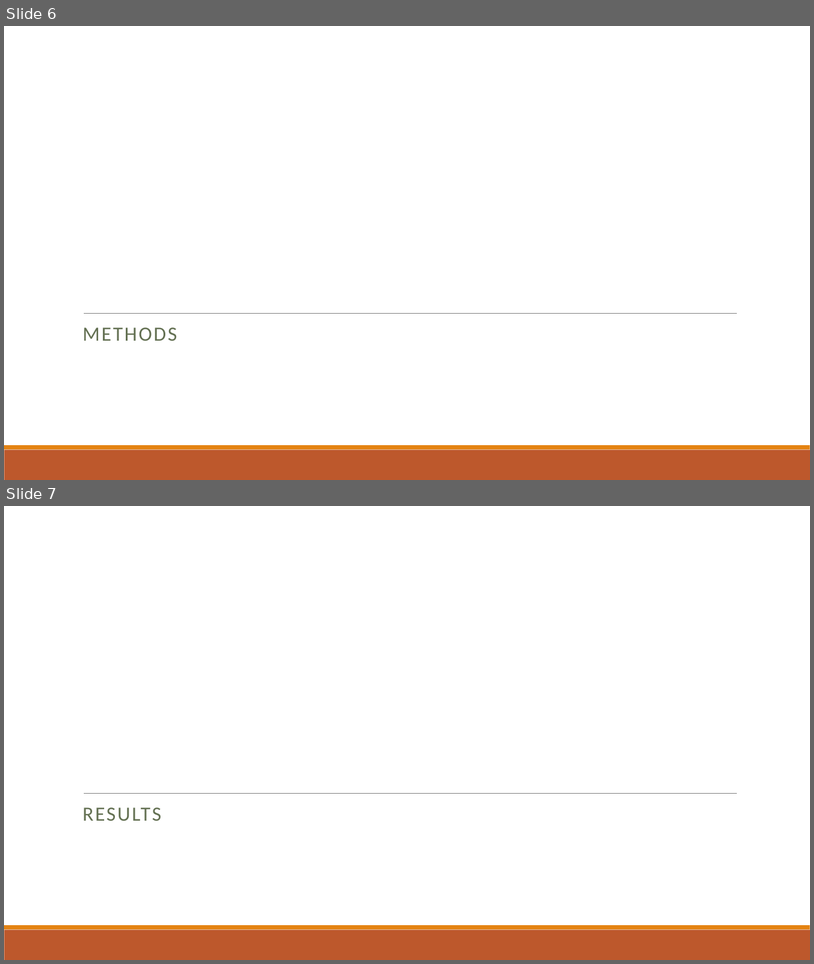
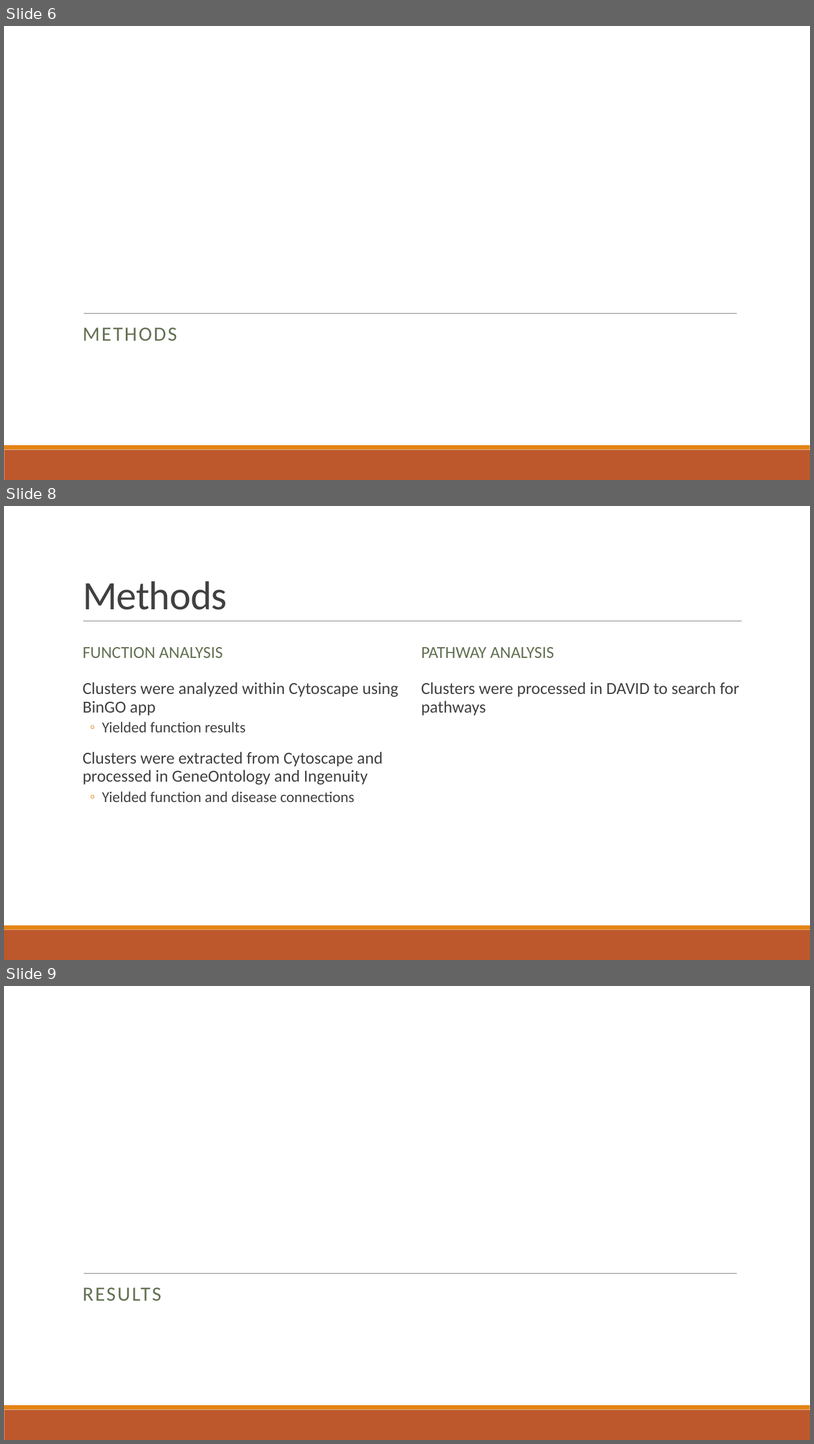
Before and after one commit to dyaom/REHS-2019, a slide deck: Cataract.pptx. Shown one above the other, each under a label of ours: slides 6 and 7 before the commit, slides 6, 8 and 9 after it; the slides between them are not shown. The pictures are 814x964 and 814x1444 pixels, drawn with LibreOffice and Linux fonts; fonts in the diff are those of the drawing. Boxes give left, top, right and bottom in pixels: in the first picture for what was removed or moved away, otherwise in the second. Text is boxed around its words. In the diff, an @@ line names an element or a change of style, - is before the commit and + after.

Commit message:
work on presentation and DAVID analysis

```diff
--- a/Cataract.pptx
+++ b/Cataract.pptx
@@ slide 8 added at <box>4,506,810,960</box>, background #FFFFFF; not listed: 2 template elements that a slide beside it also shows @@
@@ title added at <box>83,581,227,610</box>, 48 pt, text #404040 @@
+Methods
@@ line added from (83, 621) to (743, 621), #808080 0.5 pt @@
@@ text added at <box>83,647,223,658</box>, 20 pt, text #637052 @@
+FUNCTION ANALYSIS
@@ text added at <box>422,647,554,658</box>, 20 pt, text #637052 @@
+PATHWAY ANALYSIS
@@ text added at <box>83,682,399,802</box>, 20 pt, text #404040 @@
+  Clusters were analyzed within Cytoscape using BinGO app
+  ◦ Yielded function results
+  Clusters were extracted from Cytoscape and processed in GeneOntology and Ingenuity
+  ◦ Yielded function and disease connections
@@ text added at <box>422,682,740,715</box>, 20 pt, text #404040 @@
+  Clusters were processed in DAVID to search for pathways
@@ what was slide 7 is now slide 9 @@
```
Also in this commit, not shown: 3 slides changed, 2 other slides added, 24 other files.
